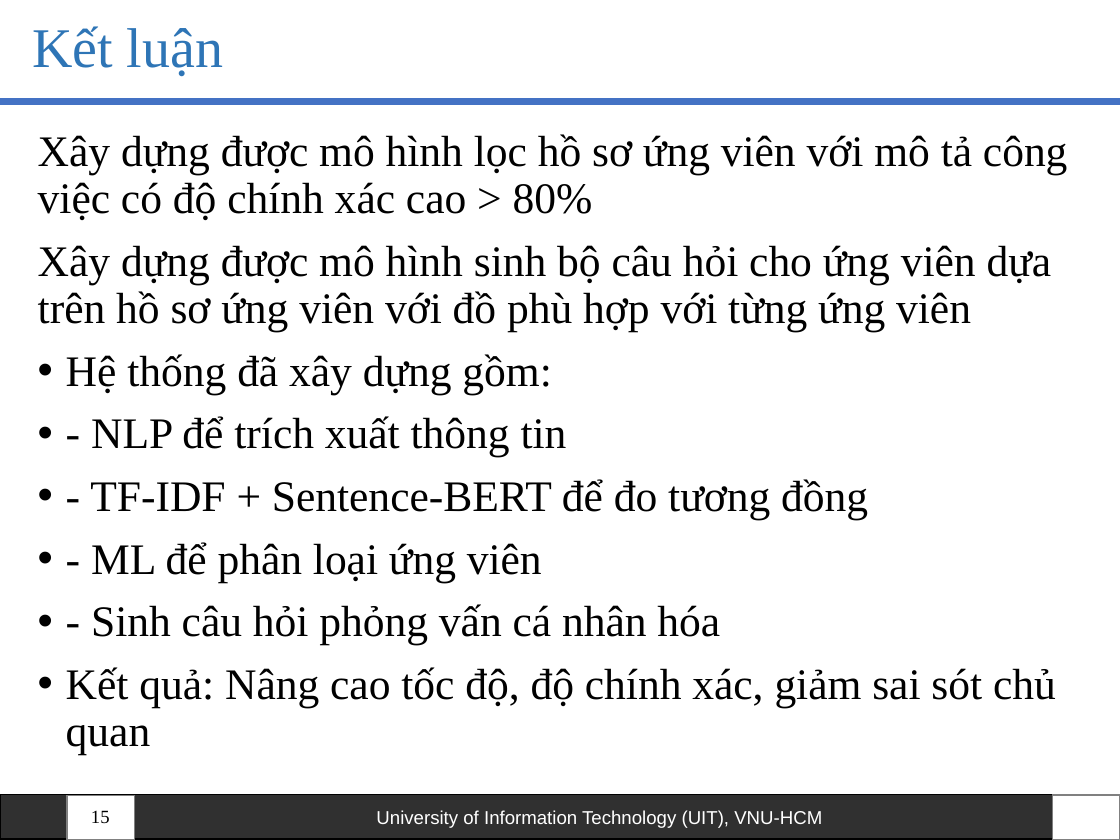
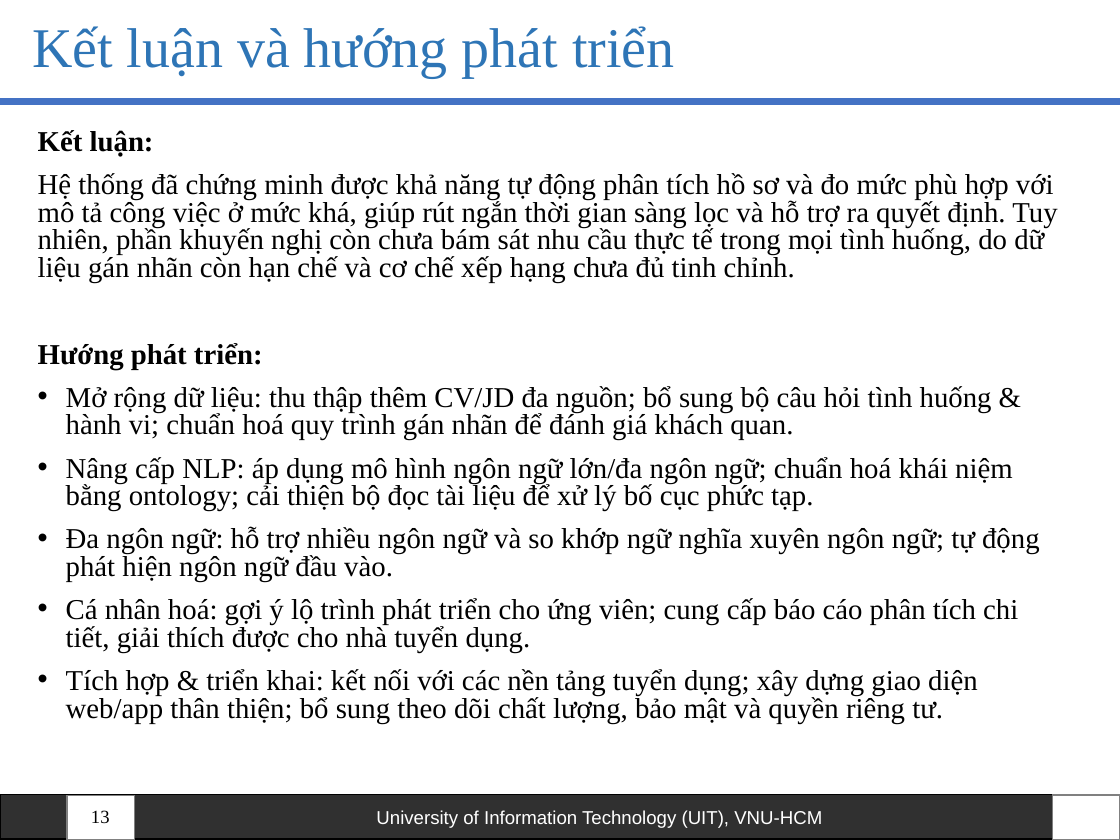
Before and after one commit to HoanHang/AI-UIT, a slide deck: slide 13 of Python_ML/Report/Slide - Bao Cao Cuoi Ki - Python.pptx (slide 15 before the commit). Drawn at 1120x840 pixels with LibreOffice and Linux fonts; fonts in the diff are those of the drawing; background and template pictures are left out. Boxes give left, top, right and bottom in pixels: in the first picture for what was removed or moved away, otherwise in the second. Text is boxed around its words. In the diff, an @@ line names an element or a change of style, - is before the commit and + after.

```diff
--- a/Python_ML/Report/Slide - Bao Cao Cuoi Ki - Python.pptx
+++ b/Python_ML/Report/Slide - Bao Cao Cuoi Ki - Python.pptx
@@ title at (32,26,674,77): text changed @@
-Kết luận
+Kết luận và hướng phát triển
@@ text at (38,130,1057,724): text changed; size 28 to 18.5 pt @@
-Xây dựng được mô hình lọc hồ sơ ứng viên với mô tả công việc có độ chính xác cao > 80%
-Xây dựng được mô hình sinh bộ câu hỏi cho ứng viên dựa trên hồ sơ ứng viên với đồ phù hợp với từng ứng viên
-• Hệ thống đã xây dựng gồm:
-• - NLP để trích xuất thông tin
-• - TF-IDF + Sentence-BERT để đo tương đồng
-• - ML để phân loại ứng viên
-• - Sinh câu hỏi phỏng vấn cá nhân hóa
-• Kết quả: Nâng cao tốc độ, độ chính xác, giảm sai sót chủ quan
+Kết luận:
+Hệ thống đã chứng minh được khả năng tự động phân tích hồ sơ và đo mức phù hợp với mô tả công việc ở mức khá, giúp rút ngắn thời gian sàng lọc và hỗ trợ ra quyết định. Tuy nhiên, phần khuyến nghị còn chưa bám sát nhu cầu thực tế trong mọi tình huống, do dữ liệu gán nhãn còn hạn chế và cơ chế xếp hạng chưa đủ tinh chỉnh.
+Hướng phát triển:
+• Mở rộng dữ liệu: thu thập thêm CV/JD đa nguồn; bổ sung bộ câu hỏi tình huống & hành vi; chuẩn hoá quy trình gán nhãn để đánh giá khách quan.
+• Nâng cấp NLP: áp dụng mô hình ngôn ngữ lớn/đa ngôn ngữ; chuẩn hoá khái niệm bằng ontology; cải thiện bộ đọc tài liệu để xử lý bố cục phức tạp.
+• Đa ngôn ngữ: hỗ trợ nhiều ngôn ngữ và so khớp ngữ nghĩa xuyên ngôn ngữ; tự động phát hiện ngôn ngữ đầu vào.
+• Cá nhân hoá: gợi ý lộ trình phát triển cho ứng viên; cung cấp báo cáo phân tích chi tiết, giải thích được cho nhà tuyển dụng.
+• Tích hợp & triển khai: kết nối với các nền tảng tuyển dụng; xây dựng giao diện web/app thân thiện; bổ sung theo dõi chất lượng, bảo mật và quyền riêng tư.
@@ page number at (91,810,110,824): text changed @@
-15
+13
```
Also in this commit, not shown: 8 other slides changed, 2 slides removed, 1 other file.
